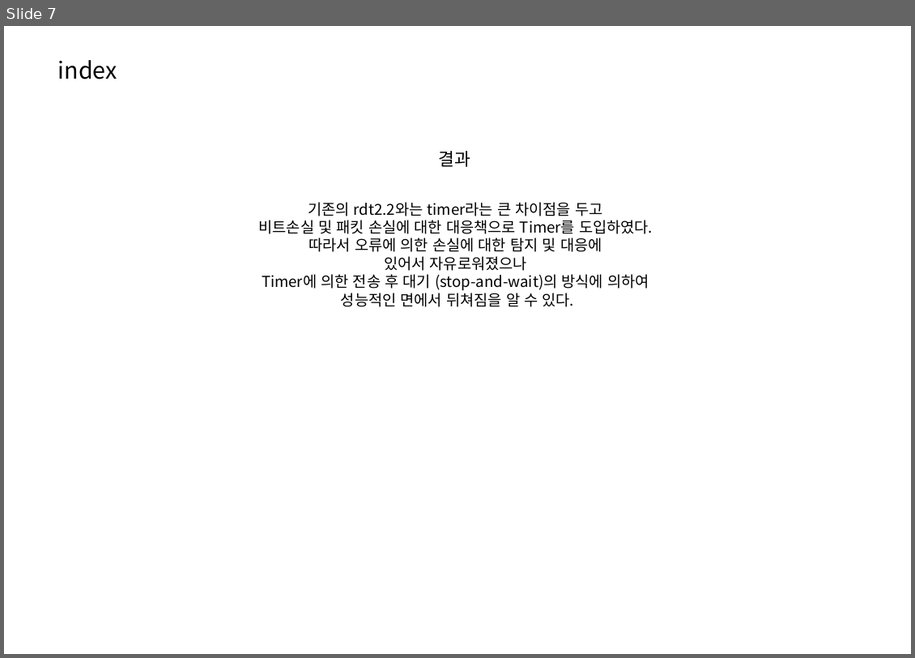
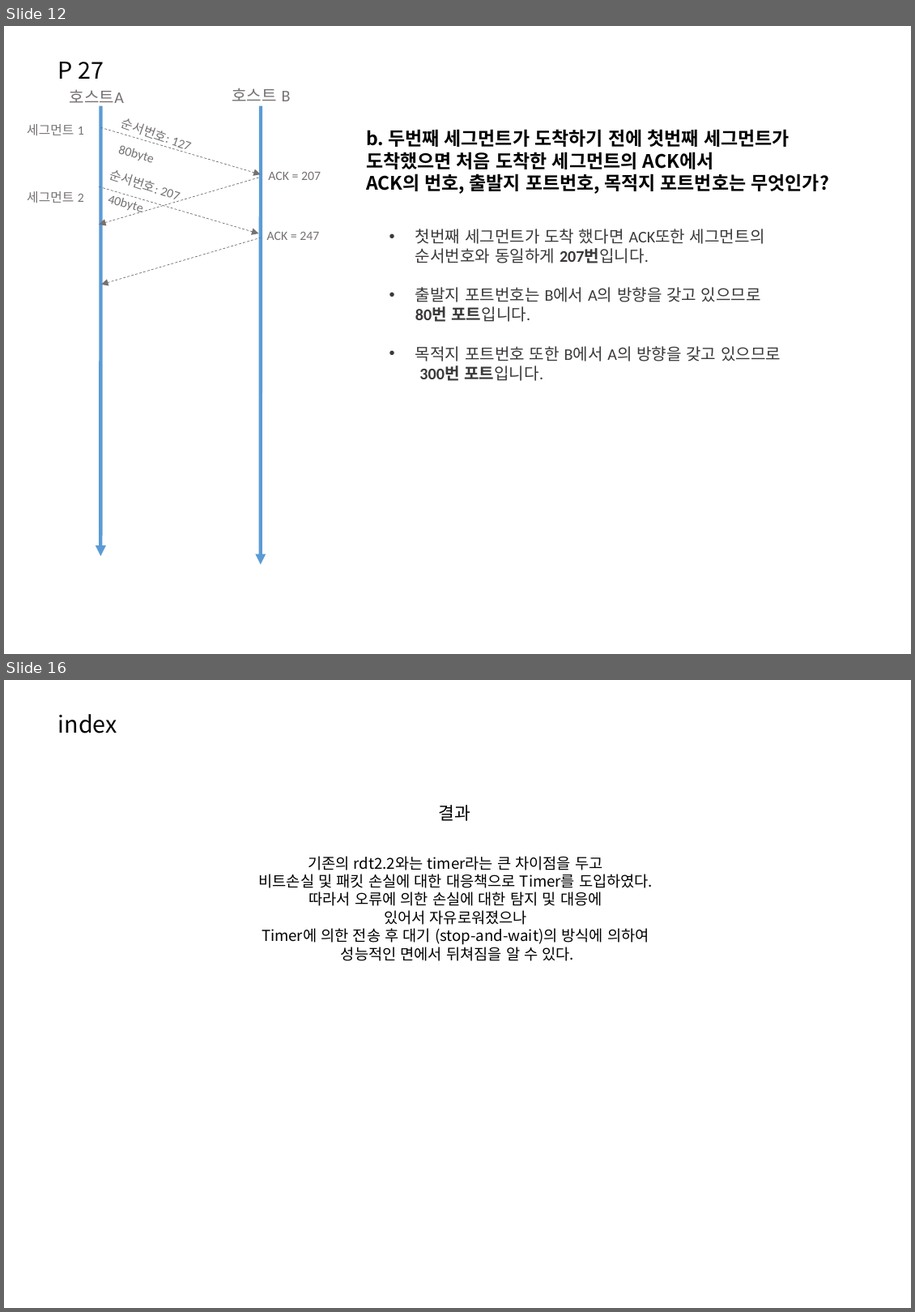
Before and after one commit to ingkoon/2020-s, a slide deck: ComputerNetwork/exc10/20151167 이인재 컴퓨터네트워크 연습문제(P 31, P 27).pptx. Shown one above the other, each under a label of ours: slide 7 before the commit, slides 12 and 16 after it; the slides between them are not shown. The pictures are 915x658 and 915x1312 pixels, drawn with LibreOffice and Linux fonts; fonts in the diff are those of the drawing; background and template pictures are left out. Boxes give left, top, right and bottom in pixels: in the first picture for what was removed or moved away, otherwise in the second. Text is boxed around its words. In the diff, an @@ line names an element or a change of style, - is before the commit and + after.

```diff
--- a/ComputerNetwork/exc10/20151167 이인재 컴퓨터네트워크 연습문제(P 31, P 27).pptx
+++ b/ComputerNetwork/exc10/20151167 이인재 컴퓨터네트워크 연습문제(P 31, P 27).pptx
@@ slide 12 added at <box>4,26,911,654</box>, background picture (left out) @@
@@ text added at <box>58,62,104,79</box>, 20 pt, text #000000 @@
+P 27
@@ text added at <box>70,89,124,108</box>, 14 pt, text #767171 @@
+호스트A
@@ text added at <box>232,88,291,107</box>, 14 pt, text #767171 @@
+호스트 B
@@ arrow added from (101, 106) to (100, 557), #5B9BD5 3 pt @@
@@ text added at <box>121,118,164,143</box>, 11 pt, text #767171 @@
+순서번호: 127
@@ arrow added from (261, 106) to (260, 565), #5B9BD5 3 pt @@
@@ text added at <box>27,124,84,135</box>, 11 pt, text #767171 @@
+세그먼트 1
@@ arrow added from (100, 127) to (260, 174), #767171 0.5 pt dashed @@
@@ text added at <box>108,135,212,186</box>, 11 pt, text #767171 @@
+80byte
@@ text added at <box>366,129,829,194</box>, 16 pt, text #000000, bold @@
+b. 두번째 세그먼트가 도착하기 전에 첫번째 세그먼트가
+도착했으면 처음 도착한 세그먼트의 ACK에서
+ACK의 번호, 출발지 포트번호, 목적지 포트번호는 무엇인가?
@@ text added at <box>108,170,178,202</box>, 11 pt, text #767171 @@
+순서번호: 207
@@ text added at <box>27,191,84,203</box>, 11 pt, text #767171 @@
+세그먼트 2
@@ text added at <box>97,184,202,236</box>, 11 pt, text #767171 @@
+40byte
@@ arrow added from (258, 177) to (99, 224), #767171 0.5 pt dashed @@
@@ arrow added from (99, 187) to (258, 233), #767171 0.5 pt dashed @@
@@ text added at <box>268,172,321,180</box>, 11 pt, text #767171 @@
+ACK = 207
@@ arrow added from (261, 238) to (101, 285), #767171 0.5 pt dashed @@
@@ text added at <box>267,232,319,240</box>, 11 pt, text #767171 @@
+ACK = 247
@@ text added at <box>415,228,781,381</box>, 14 pt, text #3B3838 @@
+• 첫번째 세그먼트가 도착 했다면 ACK또한 세그먼트의
+  순서번호와 동일하게 207번입니다.
+• 출발지 포트번호는 B에서 A의 방향을 갖고 있으므로
+  80번 포트입니다.
+• 목적지 포트번호 또한 B에서 A의 방향을 갖고 있으므로
+  300번 포트입니다.
@@ what was slide 7 is now slide 16 @@
```
Also in this commit, not shown: 4 slides changed, 10 other slides added, 2 slides removed, 1 other file.
